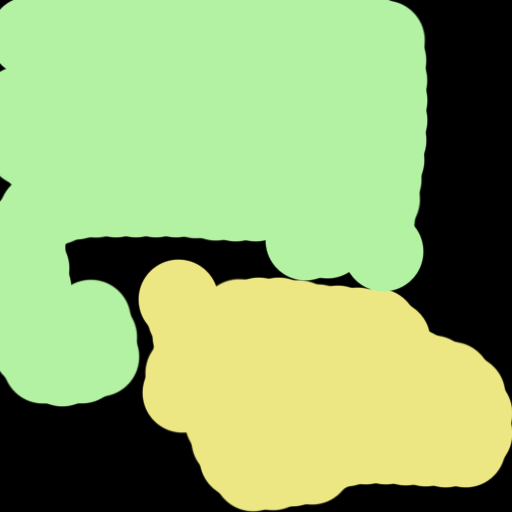
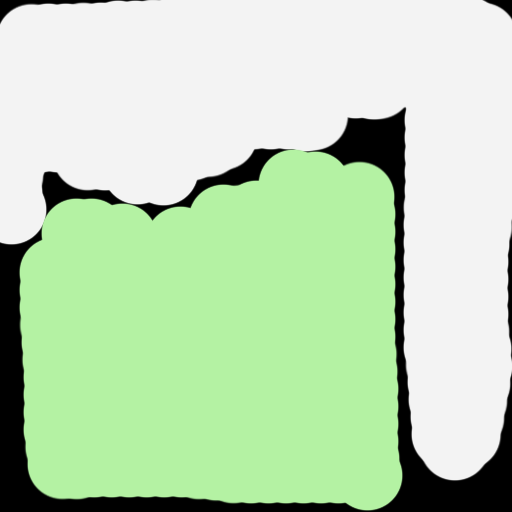
Layers edited between the first and the second 512px x 512px image:
painted on "Layer 2" over [0, 0, 512, 512]
painted on "Layer 0" over [11, 14, 494, 490]
